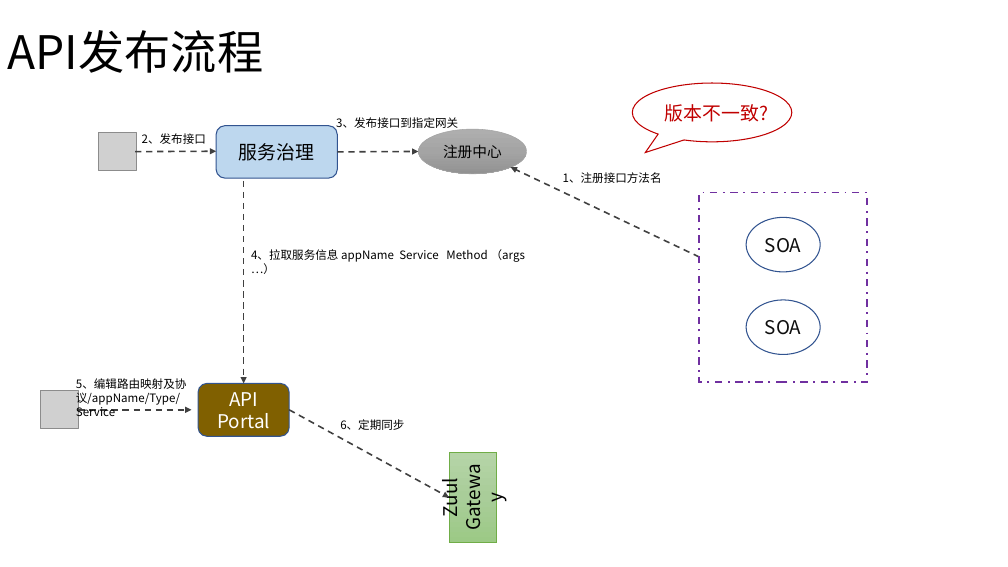
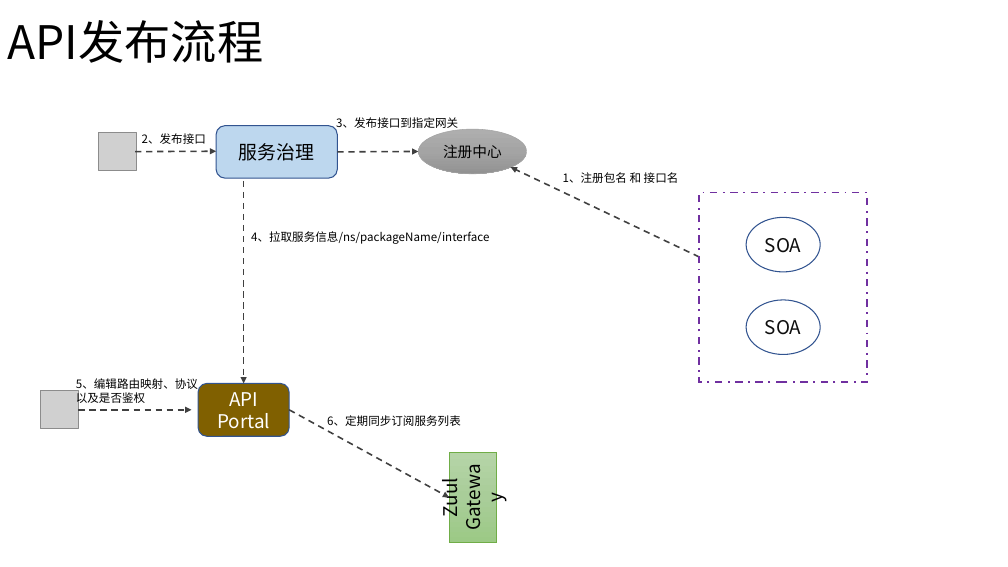
Before and after one commit to jinfei21/finix, a slide deck: slide 12 of finix-doc/网关API.pptx. Drawn at 1008x567 pixels with LibreOffice and Linux fonts; fonts in the diff are those of the drawing; grey boxes stand for pictures. Boxes give left, top, right and bottom in pixels: in the first picture for what was removed or moved away, otherwise in the second. Text is boxed around its words. In the diff, an @@ line names an element or a change of style, - is before the commit and + after.

```diff
--- a/finix-doc/网关API.pptx
+++ b/finix-doc/网关API.pptx
@@ title "API发布流程": place and size @@
-title "API发布流程" at box(8, 30, 264, 73)
+title "API发布流程" at box(8, 20, 264, 63)
@@ speech bubble removed at box(632, 83, 792, 142) @@
-版本不一致?
@@ text at box(563, 172, 679, 183): text changed @@
-1、注册接口方法名
+1、注册包名 和 接口名
@@ text at box(251, 231, 489, 244): text changed @@
-4、拉取服务信息 appName Service Method （args …）
+4、拉取服务信息/ns/packageName/interface
@@ text at box(76, 378, 198, 406): text changed @@
-5、编辑路由映射及协议/appName/Type/Service
+5、编辑路由映射、协议以及是否鉴权
@@ text at box(327, 415, 461, 426): text changed @@
-6、定期同步
+6、定期同步订阅服务列表
```
Also in this commit, not shown: 13 other files.
